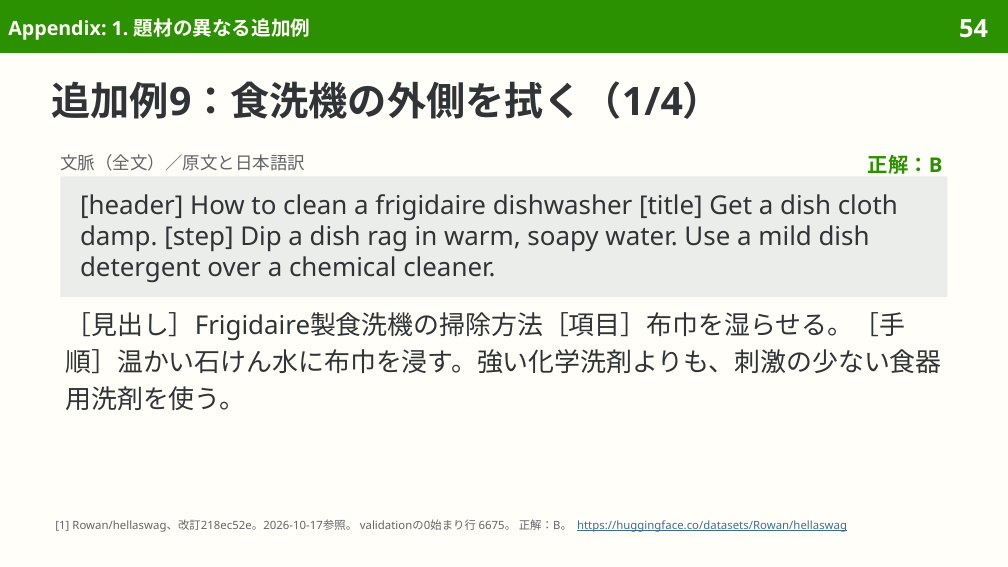
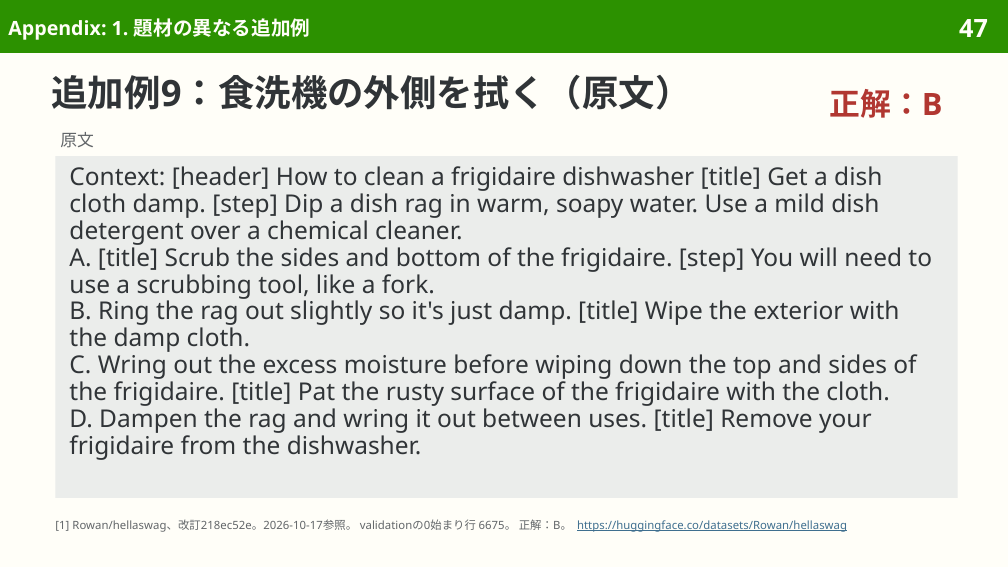
Before and after one commit to sasakiy84/datasets-in-10-minutes, a slide deck: slide 47 of slides/datasets-in-10-minutes-hellaswag.pptx (slide 54 before the commit). Drawn at 1008x567 pixels with LibreOffice and Linux fonts; fonts in the diff are those of the drawing. Boxes give left, top, right and bottom in pixels: in the first picture for what was removed or moved away, otherwise in the second. Text is boxed around its words. In the diff, an @@ line names an element or a change of style, - is before the commit and + after.

```diff
--- a/slides/datasets-in-10-minutes-hellaswag.pptx
+++ b/slides/datasets-in-10-minutes-hellaswag.pptx
@@ page number at <box>959,19,988,37</box>: text changed @@
-54
+47
@@ title at <box>52,75,692,110</box>: text changed; size 28 to 26 pt @@
-追加例9：食洗機の外側を拭く（1/4）
+追加例9：食洗機の外側を拭く（原文）
@@ text "正解：B": place and size @@
-text "正解：B" at <box>868,155,943,174</box>
+text "正解：B" at <box>830,89,943,118</box>
@@ text "正解：B" at <box>830,89,943,118</box>: size 14.5 to 22 pt, text colour #2C9100 to #B13731; line spacing 1.17 to 26.8pt @@
@@ text added at <box>60,132,94,148</box>, 12 pt, text #626669 @@
+原文
@@ rectangle added at <box>55,156,958,498</box>, fill #EBEDEB, 17.5 pt, text #303437 @@
+Context: [header] How to clean a frigidaire dishwasher [title] Get a dish cloth damp. [step] Dip a dish rag in warm, soapy water. Use a mild dish detergent over a chemical cleaner.
+A. [title] Scrub the sides and bottom of the frigidaire. [step] You will need to use a scrubbing tool, like a fork.
+B. Ring the rag out slightly so it's just damp. [title] Wipe the exterior with the damp cloth.
+C. Wring out the excess moisture before wiping down the top and sides of the frigidaire. [title] Pat the rusty surface of the frigidaire with the cloth.
+D. Dampen the rag and wring it out between uses. [title] Remove your frigidaire from the dishwasher.
@@ text removed at <box>60,154,305,171</box> @@
-文脈（全文）／原文と日本語訳
@@ rectangle removed at <box>60,176,948,297</box> @@
-[header] How to clean a frigidaire dishwasher [title] Get a dish cloth damp. [step] Dip a dish rag in warm, soapy water. Use a mild dish detergent over a chemical cleaner.
@@ text removed at <box>65,312,941,410</box> @@
-［見出し］Frigidaire製食洗機の掃除方法［項目］布巾を湿らせる。［手順］温かい石けん水に布巾を浸す。強い化学洗剤よりも、刺激の少ない食器用洗剤を使う。
```
Also in this commit, not shown: 20 other slides changed, 10 slides removed, 9 other files.
